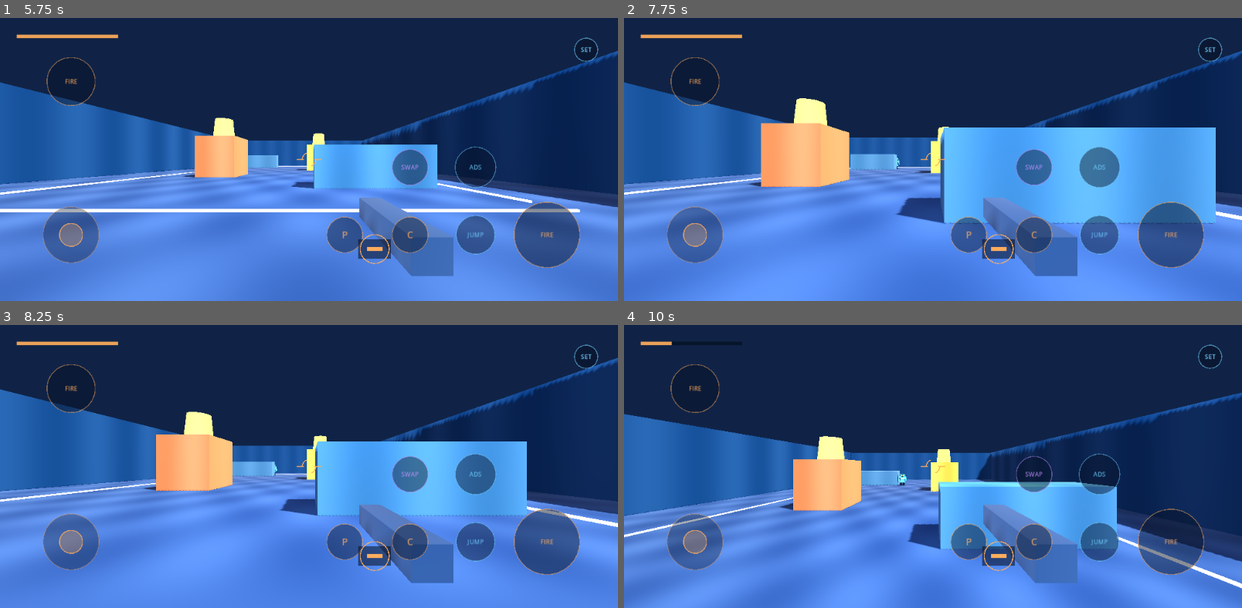
Above: before the commit, frames 1-4 (two rows, left to right).
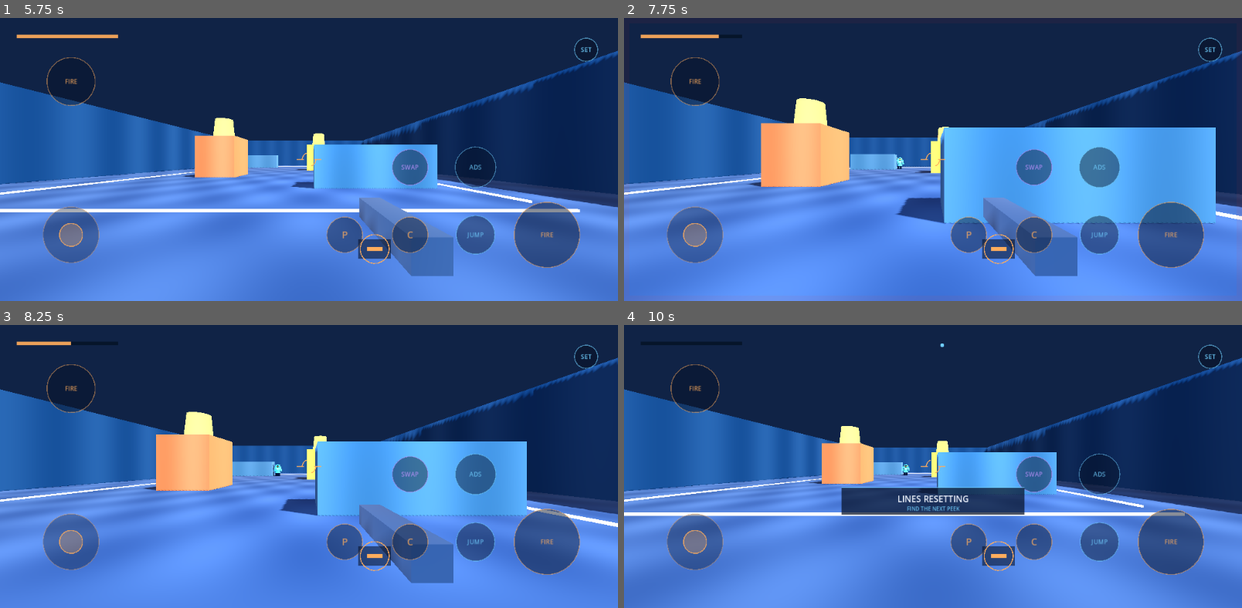
Above: after the commit, the same moments.

Repository: WillisLiao/X-in-a-bottle
Game: Godot game, scene res://main.tscn
Two runs of this game, one before a commit and one after it. Both use one fixed random seed, a clock stepped at 60 frames per second and the inputs below.
Inputs (mouse positions are in pixels of both pictures, inside the frame that each line leads up to):
- Up to frame 1 (5.75 s): tap Enter at 0.5, 2, 5 s; drag from (309, 159) to (370, 97) at 0.52 s; tap Space (jump) at 1.25, 3.5, 3.77 s; drag from (185, 173) to (278, 216) at 1.27 s; move the mouse to (370, 97) at 2.02 s; press the mouse at (370, 97) at 2.03 s; hold D (move_right) 2.03-2.75 s; release the mouse at (370, 97) at 2.75 s; drag from (278, 216) to (123, 117) at 2.77 s; move the mouse to (494, 201) at 3.52 s; press the mouse at (494, 201) at 3.53 s; hold A (move_left) 3.53-4.25 s; release the mouse at (494, 201) at 4.25 s; drag from (123, 117) to (216, 88) at 4.27 s; move the mouse to (339, 159) at 5.02 s; press the mouse at (339, 159) at 5.03 s; hold S (move_back) from 5.03 s (still down)
- Up to frame 2 (7.75 s): release S (move_back) at 5.75 s; release the mouse at (963, 159) at 5.75 s; drag from (840, 88) to (809, 173) at 5.77 s; tap Space (jump) at 6.5, 6.77 s; move the mouse to (1068, 145) at 6.52 s; press the mouse at (1068, 145) at 6.53 s; hold W (move_forward) 6.53-7.25 s; release the mouse at (1068, 145) at 7.25 s; drag from (809, 173) to (902, 216) at 7.27 s
- Up to frame 3 (8.25 s): move the mouse to (370, 404) at 8.02 s; press the mouse at (370, 404) at 8.03 s; hold S (move_back) from 8.03 s (still down)
- Up to frame 4 (10 s): release S (move_back) at 8.75 s; release the mouse at (994, 404) at 8.75 s; drag from (902, 523) to (747, 424) at 8.77 s; move the mouse to (1118, 508) at 9.52 s; press the mouse at (1118, 508) at 9.53 s; hold W (move_forward) from 9.53 s (still down); tap Space (jump) at 9.77 s

Frame 1 is identical in both runs. In frame 2, 0.1% of the frame differs, in the area x 15-46%, y 5-54%; in frame 3, 0.2%; in frame 4, 30%, in the area x 0-100%, y 5-100%.

Commit message:
fix: gate training bot decisions

Diff:
--- a/Riftline/scripts/bot_duelist.gd
+++ b/Riftline/scripts/bot_duelist.gd
@@ -2,8 +2,6 @@
 extends Duelist
 
 var target: Duelist
-var _time := 0.0
-var _opening_hold_remaining := 0.0
 var _decision_remaining := 0.0
 var _reaction_remaining := 0.0
 var _tracking_remaining := 0.0
@@ -18,8 +16,8 @@
 func _ready() -> void:
 	_random.randomize()
 
-func hold_opening_position(seconds: float) -> void:
-	_opening_hold_remaining = maxf(_opening_hold_remaining, seconds)
+func hold_opening_position(_seconds: float) -> void:
+	# MatchDirector owns the inactive opening phase; this hook only clears stale aim before the hold.
 	_target_locked = false
 	_reaction_remaining = 0.0
 	_tracking_remaining = 0.0
@@ -28,7 +26,11 @@
 func _physics_process(delta: float) -> void:
 	if eliminated or target == null or target.eliminated:
 		return
-	_time += delta
+	if not match_active:
+		_target_locked = false
+		_move_goal = Vector2.ZERO
+		drive(Vector2.ZERO, false, false, delta)
+		return
 	_decision_remaining = maxf(0.0, _decision_remaining - delta)
 	_reaction_remaining = maxf(0.0, _reaction_remaining - delta)
 	_tracking_remaining = maxf(0.0, _tracking_remaining - delta)
@@ -46,13 +48,6 @@
 	rotation.y = lerp_angle(rotation.y, desired_yaw, minf(1.0, delta * 4.4))
 	var aim_target := target.global_position + Vector3.UP * 0.98
 	head.rotation.x = clampf(lerpf(head.rotation.x, _pitch_to(aim_target), delta * 4.0), -0.45, 0.4)
-
-	if _opening_hold_remaining > 0.0:
-		_opening_hold_remaining = maxf(0.0, _opening_hold_remaining - delta)
-		_target_locked = false
-		_move_goal = Vector2.ZERO
-		drive(Vector2.ZERO, false, false, delta)
-		return
 
 	var has_los := _has_line_of_sight()
 	if has_los:
@@ -92,7 +87,7 @@
 		_target_locked = true
 
 func _decide_movement(distance: float, has_los: bool) -> void:
-	var strafe := _random.randf_range(-0.34, 0.34)
+	var strafe := 0.0
 	var advance := 0.0
 	if distance > 18.0:
 		advance = 0.34
--- a/Riftline/scripts/riftline_arena.gd
+++ b/Riftline/scripts/riftline_arena.gd
@@ -15,7 +15,6 @@
 var _capture_after := 2.0
 var _capture_settings := false
 var _capture_hud_layout := false
-var _capture_match_end := false
 var _capture_character := false
 var _capture_overview := false
 
@@ -26,9 +25,6 @@
 	_build_hud()
 	_read_capture_arguments()
 	director.begin()
-	if _capture_match_end:
-		# Renderer-only inspection hook for the terminal overlay; normal matches reach it through MatchDirector.
-		hud.show_match_result(Duelist.Team.SUN)
 	if not _capture_path.is_empty():
 		_capture_after_delay()
 
@@ -246,8 +242,6 @@
 			_capture_settings = true
 		elif argument == "--hud-layout":
 			_capture_hud_layout = true
-		elif argument == "--match-end":
-			_capture_match_end = true
 		elif argument == "--character":
 			_capture_character = true
 		elif argument == "--overview":
@@ -268,7 +262,12 @@
 
 func _capture_after_delay() -> void:
 	await get_tree().create_timer(_capture_after).timeout
-	var image := get_viewport().get_texture().get_image()
+	var viewport_texture := get_viewport().get_texture()
+	if viewport_texture == null:
+		push_error("Could not capture Riftline: viewport texture is unavailable")
+		get_tree().quit()
+		return
+	var image := viewport_texture.get_image()
 	var error := image.save_png(_capture_path)
 	if error != OK:
 		push_error("Could not write Riftline capture: %s" % _capture_path)
